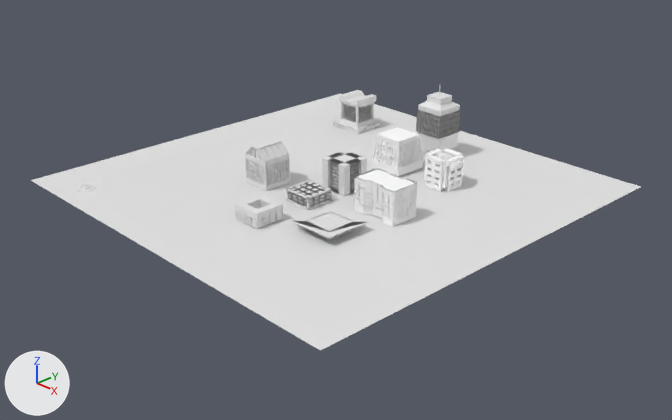
Before and after pictures for a commit that changed the Blender file Assignment 4/3D/Skycrapers.blend.
Rendered twice from a camera (50 mm lens) standing at (20.95, -19.14, 11.44) and looking at (1.25, -0.5, -0.72). The lights are fixed; the arrows at lower left show +X, +Y and +Z.

Script lines for the objects in view, before the commit:
```python
me_cube_001 = bpy.data.meshes.new('Cube.001')
me_cube_001.from_pydata(...)  # 1949 vertices, 1903 faces; spans x -1.05..0.07, y -0.06..1.06, z 0.0..2.22
me_cube_001.materials.append(None)
me_cube_006 = bpy.data.meshes.new('Cube.006')
me_cube_006.from_pydata(...)  # 1250 vertices, 1248 faces; spans x -0.997..0.003, y 0.0..1.0, z -0.001..0.401
me_cube_006.materials.append(None)
me_plane = bpy.data.meshes.new('Plane')
me_plane.from_pydata([(-7.0, -7.0, 0.0), (7.0, -7.0, 0.0), (-7.0, 7.0, 0.0), (7.0, 7.0, 0.0)], [], [(0, 1, 3, 2)])
me_plane.materials.append(None)
ob_antwerp = bpy.data.objects.new('Antwerp', me_cube_001)
ob_antwerp.location = (1.6, 4.0, 0.13)
ob_plane = bpy.data.objects.new('Plane', me_plane)
ob_plane.location = (0.6, 0.0, -0.15)
ob_walloon_flanders = bpy.data.objects.new('Walloon Flanders', me_cube_006)
ob_walloon_flanders.location = (1.6, -2.0, -0.14)
# also in view: 'Limburg' at (3.1, 2.5, 0.39); 'Brussels' at (1.09, 0.02, 0.36); 'West Flanders' at (-2.9, 4.53, 0.45); 'Hainaut' at (-0.91, -1.5, 0.53); 'Liège' at (3.39, -0.5, 0.41)
```
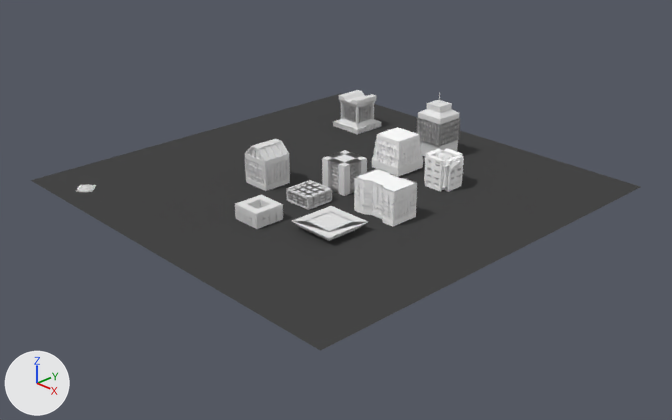
Location of each change, (x1, y1, x2, y2) in pixels of the pictures (672 x 420 px):
'Plane', recoloured
    both: (31, 93, 640, 350)
'Antwerp', moved
    before: (416, 89, 461, 151)
    after: (416, 93, 460, 157)

Patch to the scene script:
```diff
--- a/Assignment 4/3D/Skycrapers.blend.py
+++ b/Assignment 4/3D/Skycrapers.blend.py
@@ mat_ground @@
+mat_ground = diffuse_material('ground')
+mat_ground.base_color = (0.0637, 0.0637, 0.0637)  # dark grey #474747
@@ me_plane @@
 me_plane.from_pydata(...)  # 4 vertices, 1 face; spans x -7.0..7.0, y -7.0..7.0, z 0.0
+me_plane.materials.append(mat_ground)  # dark grey #474747
@@ ob_antwerp @@
 ob_antwerp = bpy.data.objects.new('Antwerp', me_cube_001)
-ob_antwerp.location = (1.6, 4.0, 0.13)
+ob_antwerp.location = (1.6, 4.0, -0.15)
```
